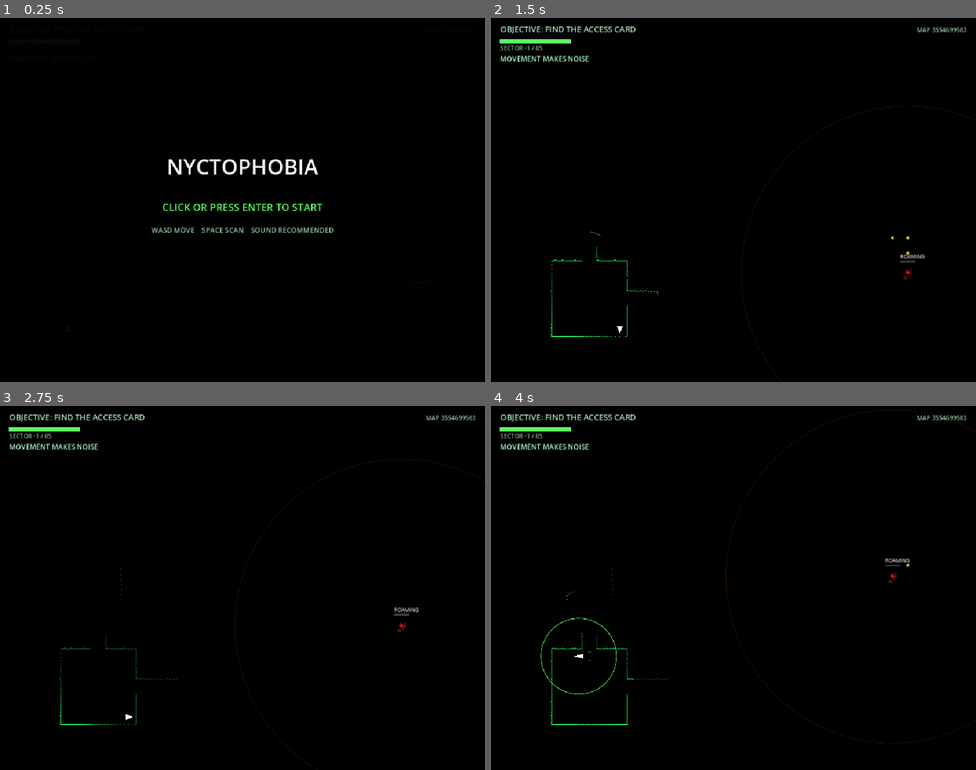
Above: before the commit, frames 1-4 (two rows, left to right).
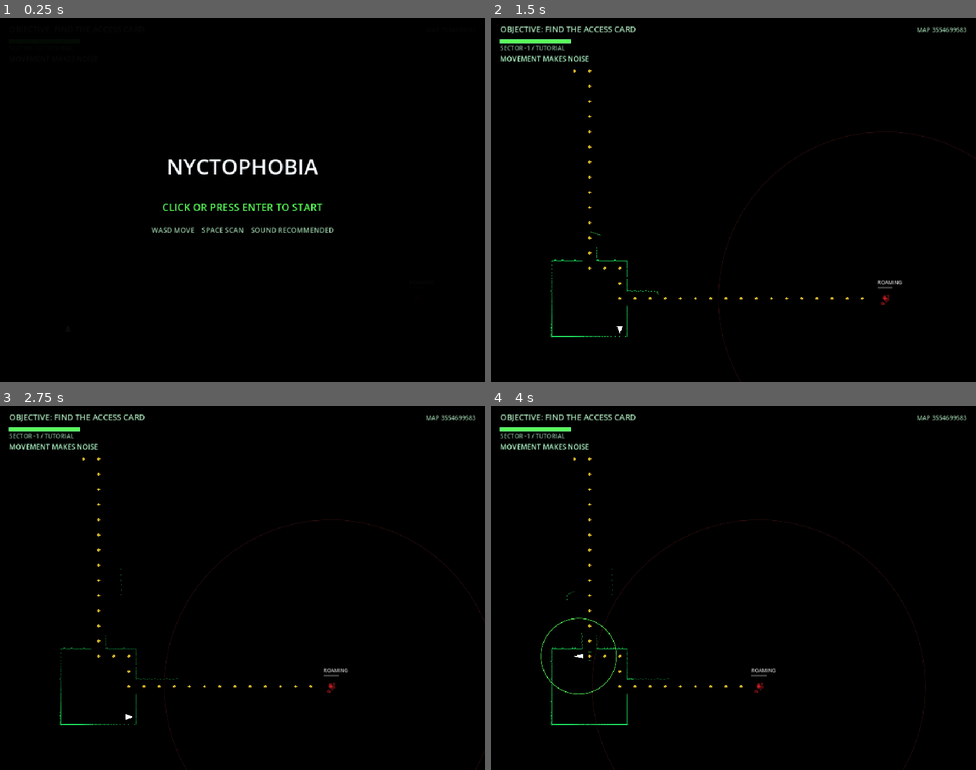
Above: after the commit, the same moments.

Repository: UnderstoodUseYourUsernameHere/Sonar
Game: Godot game, scene res://scenes/main.tscn
Two runs of this game, one before a commit and one after it. Both use one fixed random seed, a clock stepped at 60 frames per second and the inputs below.
Inputs (mouse positions are in pixels of both pictures, inside the frame that each line leads up to):
- Up to frame 1 (0.25 s): no input
- Up to frame 2 (1.5 s): tap Enter at 0.5 s; move the mouse to (840, 181) at 0.52 s; hold Right (move_right) 0.53-1.28 s; tap Space (ping) at 0.6 s; click (840, 181) at 0.67 s; move the mouse to (636, 218) at 1.27 s; hold S (move_down) from 1.28 s (still down); tap Alt at 1.35 s
- Up to frame 3 (2.75 s): move the mouse to (291, 507) at 2.02 s; release S (move_down) at 2.03 s; hold Right (move_right) from 2.03 s (still down); tap Shift at 2.1 s
- Up to frame 4 (4 s): move the mouse to (709, 660) at 2.77 s; release Right (move_right) at 2.78 s; hold W (move_up) 2.78-3.53 s; tap Space (ping) at 2.85 s; click (709, 660) at 2.92 s; move the mouse to (879, 642) at 3.52 s; hold Left (move_left) from 3.53 s (still down); tap Alt at 3.6 s

The runs differ from the first frame. In frame 2, 0.6% of the frame differs, in the area x 9-100%, y 7-100%; in frame 3, 0.7%; in frame 4, 0.7%, in the area x 9-100%, y 1-100%.

Commit message:
feat: added tutorial balancing and increased sector pressure

Diff:
--- a/scripts/main.gd
+++ b/scripts/main.gd
@@ -492,7 +492,7 @@
 
 	if distance <= MONSTER_ATTACK_TRIGGER_DISTANCE:
 		monster_is_attacking = true
-		monster_attack_remaining = MONSTER_ATTACK_WINDUP
+		monster_attack_remaining = _attack_windup_for_level()
 		monster_attack_start_time = game_time
 		monster_path.clear()
 
@@ -849,7 +849,70 @@
 	if not monster_path.is_empty() and monster_path[0] == monster_cell:
 		monster_path.pop_front()
 
+func _is_tutorial() -> bool:
+	return campaign_level == -1
+
+func _sector_pressure() -> float:
+	if _is_tutorial():
+		return 0.0
+
+	var level_span: int = maxi(CAMPAIGN_LEVELS - 1, 1)
+
+	return clampf(
+		float(campaign_level - 1) / float(level_span),
+		0.0,
+		1.0
+	)
+
+func _search_seconds_for_level() -> float:
+	if _is_tutorial():
+		return 3.0
+
+	return MONSTER_SEARCH_DURATION + _sector_pressure() * 2.5
+
+func _roam_wait_for_level() -> float:
+	if _is_tutorial():
+		return 1.25
+
+	return maxf(
+		MONSTER_ROAM_WAIT - _sector_pressure() * 0.25,
+		0.50
+	)
+
+
+func _awareness_multiplier_for_level() -> float:
+	if _is_tutorial():
+		return 0.35
+
+	return 1.0 + _sector_pressure() * 0.20
+
+func _stalk_creep_seconds_for_level() -> float:
+	if _is_tutorial():
+		return 7.0
+
+	return maxf(
+		MONSTER_STALK_CREEP_SECONDS - _sector_pressure() * 0.7,
+		2.8
+	)
+
+func _stalk_backoff_seconds_for_level() -> float:
+	if _is_tutorial():
+		return 4.0
+
+	return MONSTER_STALK_BACKOFF_SECONDS + _sector_pressure() * 1.5
+
+func _attack_windup_for_level() -> float:
+	if _is_tutorial():
+		return 0.65
+
+	return MONSTER_ATTACK_WINDUP
+
+
+
 func _monster_move_time_for_state() -> float:
+	if _is_tutorial():
+		return 0.30
+
 	match monster_state:
 		MonsterState.INVESTIGATING:
 			return MONSTER_INVESTIGATE_MOVE_TIME
@@ -892,6 +955,9 @@
 	return walkable_cells[fallback_index]
 
 func _monster_guard_chance_for_level() -> float:
+	if _is_tutorial():
+		return 0.10
+
 	var levels_after_first: int = campaign_level - 1
 
 	return minf(MONSTER_GUARD_CHANCE + float(levels_after_first) * MONSTER_GUARD_CHANCE_PER_SECTOR, MONSTER_GUARD_CHANCE_MAX)
@@ -951,7 +1017,7 @@
 	var target_cell: Vector2i = _pick_roam_target()
 	_set_monster_path(target_cell)
 
-	monster_roam_wait_remaining = MONSTER_ROAM_WAIT
+	monster_roam_wait_remaining = _roam_wait_for_level()
 
 func _begin_monster_investigation(target_cell: Vector2i) -> void:
 	monster_state = MonsterState.INVESTIGATING
@@ -966,14 +1032,14 @@
 func _begin_monster_search(center_cell: Vector2i) -> void:
 	monster_state = MonsterState.SEARCHING
 	monster_search_center = center_cell
-	monster_search_time_remaining = MONSTER_SEARCH_DURATION
+	monster_search_time_remaining = _search_seconds_for_level()
 	monster_search_wait_remaining = 0.0
 	monster_path.clear()
 
 func _begin_monster_stalking(target_cell: Vector2i) -> void:
 	if monster_state != MonsterState.STALKING:
 		monster_stalk_distance = MONSTER_STALK_DISTANCE_START
-		monster_stalk_creep_remaining = MONSTER_STALK_CREEP_SECONDS
+		monster_stalk_creep_remaining = _stalk_creep_seconds_for_level()
 		monster_stalk_quiet_time = 0.0
 		monster_lunge_remaining = 0.0
 
@@ -1014,7 +1080,7 @@
 	if not monster_path.is_empty():
 		return
 
-	if monster_stalk_quiet_time >= MONSTER_STALK_BACKOFF_SECONDS:
+	if monster_stalk_quiet_time >= _stalk_backoff_seconds_for_level():
 		monster_stalk_quiet_time = 0.0
 		monster_stalk_creep_remaining = MONSTER_STALK_CREEP_SECONDS
 
@@ -1595,14 +1661,15 @@
 	var stalking_and_close: bool = monster_state == MonsterState.STALKING and noise_is_close
 
 	var falloff: float = clampf(1.0 - (noise_distance / TILE_SIZE) / AWARENESS_FALLOFF_TILES, AWARENESS_FALLOFF_FLOOR, 1.0)
-	monster_awareness = minf(monster_awareness + last_noise_loudness * falloff, 1.0)
+	monster_awareness = minf(monster_awareness + last_noise_loudness * falloff * _awareness_multiplier_for_level(), 1.0)
 
 	if last_noise_loudness >= AWARENESS_PER_PING and monster_state != MonsterState.HUNTING:
 		monster_listen_remaining = MONSTER_LISTEN_PAUSE
 
 	if monster_state == MonsterState.STALKING:
 		monster_stalk_quiet_time = 0.0
-		monster_stalk_creep_remaining -= MONSTER_STALK_NOISE_CREEP_BONUS
+		var noise_strength: float = clampf(last_noise_loudness / AWARENESS_PER_PING, 0.0, 1.0)
+		monster_stalk_creep_remaining -= (MONSTER_STALK_NOISE_CREEP_BONUS * noise_strength)
 
 		if monster_lunge_remaining > 0.0:
 			return
@@ -2097,7 +2164,7 @@
 		return
 
 	var age: float = game_time - monster_attack_start_time
-	var progress: float = clampf(age / MONSTER_ATTACK_WINDUP, 0.0, 1.0)
+	var progress: float = clampf(age / _attack_windup_for_level(), 0.0, 1.0)
 
 	draw_arc(
 		monster_draw_position,
@@ -2210,6 +2277,9 @@
 		CAMPAIGN_LEVELS
 	]
 
+	if _is_tutorial():
+		sector_label = "SECTOR -1 / TUTORIAL"
+
 	draw_string(
 		font,
 		Vector2(18.0, 64.0),
